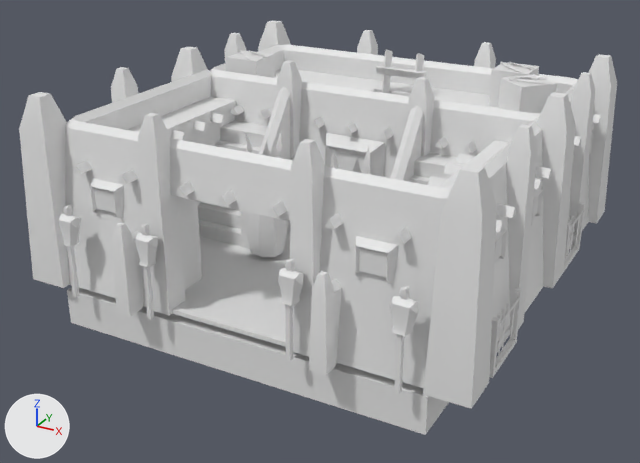
One commit to the COLLADA model art/meshes/structural/mande/barracks.dae: the scene before it, then after it.
Before and after are seen from a 50 mm camera at (16.3, -31.4, 16.3) aimed at (-0.5, -0.7, 1.0). The lights are fixed; the arrows at lower left show +X, +Y and +Z. The picture after the commit comes second.

The first picture shows 'barracks'.
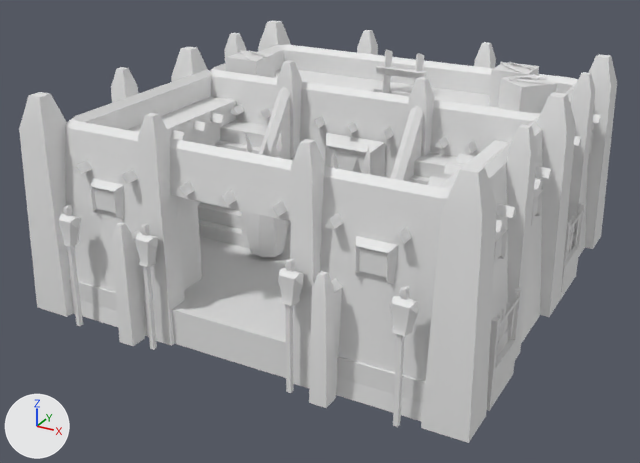
The edits, one by one:
me_esfera_7831 is used by ob_barracks; location (0.0, 0.0, 0.0).
me_esfera_7831 had 2634 vertices, 4328 faces and spanned x -9.5..9.2, y -9.2..10.0, z -1.8..7.6.
me_esfera_7831 now has 2626 vertices, 4316 faces and spans x -9.5..9.2, y -9.2..10.0, z -1.3..7.6.
me_esfera_7831 part 1: the loose piece of 8 vertices spanning x -8.1..7.6, y -8.2..1.7, z -1.8..-0.3 is deleted.
Part 2, on me_esfera_7831:
222 vertices in x -9.5..9.2, y -9.2..9.9, z 0.0 move by (0.0, 0.0, -1.3).
Other edits to the shape of me_esfera_7831 do not show in these pictures.

Pixel boxes (x1, y1, x2, y2) of what changed, in the pictures (640 x 463 px; the box of a moved part takes in the faces that stretch with it):
'barracks', reshaped
    before: (19, 21, 617, 435)
    after: (19, 21, 617, 443)
part 1 of me_esfera_7831, deleted
    before: (67, 287, 449, 435)
part 2 of me_esfera_7831, moved or reshaped
    before: (19, 46, 617, 409)
    after: (19, 46, 617, 443)
